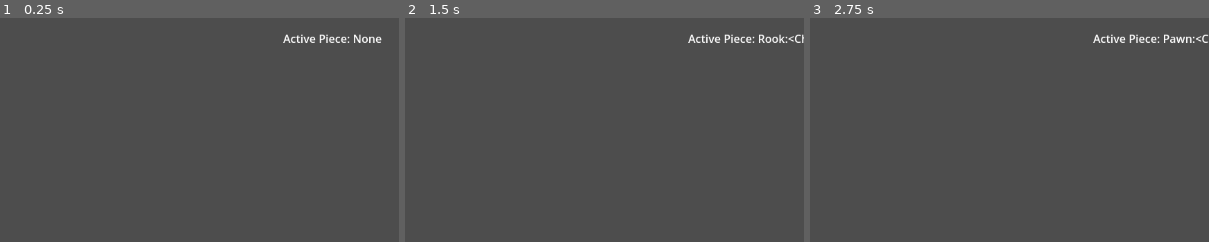
Above: before the commit, frames 1-3 (left to right).
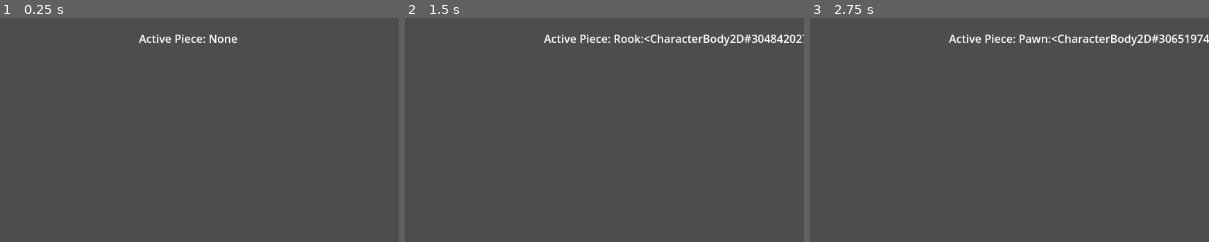
Above: after the commit, the same moments.

Repository: garug/chess-2d
Game: Godot game, scene res://Main.tscn
Two runs of this game, one before a commit and one after it. Both use one fixed random seed, a clock stepped at 60 frames per second and the inputs below.
Inputs (mouse positions are % of the whole screen's width and height, from its top left):
- Up to frame 1 (0.25 s): no input
- Up to frame 2 (1.5 s): tap Enter at 0.5 s; move the mouse to (3, 5) at 0.52 s; click (3, 5) at 0.67 s; tap Space at 1.25 s; click (3, 5) at 1.42 s
- Up to frame 3 (2.75 s): tap Enter at 2 s; move the mouse to (3, 15) at 2.02 s; click (3, 15) at 2.17 s
The pictures show only the part of the screen within x 50-100%, y 0-50%; the shares and areas given below are measured in that part.

The runs differ from the first frame. In frame 1, 1.0% of the frame differs, in the area x 34-96%, y 7-12%; in frame 2, 1.5%; in frame 3, 1.5%, in the area x 34-100%, y 7-13%.

Commit message:
state 2023-04-16

Diff:
--- a/Main.tscn
+++ b/Main.tscn
@@ -6,8 +6,8 @@
 script = ExtResource("1_5q171")
 
 [node name="ActivePiece" type="Label" parent="."]
-offset_left = 985.0
+offset_left = 777.0
 offset_top = 18.0
-offset_right = 1128.0
+offset_right = 920.0
 offset_bottom = 44.0
 text = "Active Piece: None"
--- a/Tile.tscn
+++ b/Tile.tscn
@@ -1,10 +1,13 @@
-[gd_scene load_steps=3 format=3 uid="uid://bhn7mcqv1s1rt"]
+[gd_scene load_steps=4 format=3 uid="uid://bhn7mcqv1s1rt"]
 
 [ext_resource type="Script" path="res://scripts/Tile.gd" id="1_3hjbu"]
+[ext_resource type="Texture2D" uid="uid://bbg5iqckt3u5x" path="res://arts/focus.png" id="2_e4mvt"]
 
 [sub_resource type="RectangleShape2D" id="RectangleShape2D_2t2s7"]
+size = Vector2(256, 256)
 
 [node name="Tile" type="StaticBody2D"]
+collision_layer = 2
 collision_mask = 0
 input_pickable = true
 script = ExtResource("1_3hjbu")
@@ -13,4 +16,7 @@
 shape = SubResource("RectangleShape2D_2t2s7")
 debug_color = Color(0.611765, 0.470588, 0.694118, 0.419608)
 
+[node name="Focus" type="Sprite2D" parent="."]
+texture = ExtResource("2_e4mvt")
+
 [connection signal="input_event" from="." to="." method="_on_input_event"]
--- a/pieces/generated_pieces/Rook.tscn
+++ b/pieces/generated_pieces/Rook.tscn
@@ -1,6 +1,8 @@
-[gd_scene load_steps=2 format=3 uid="uid://cwnfkowmpo5aq"]
+[gd_scene load_steps=3 format=3 uid="uid://cwnfkowmpo5aq"]
 
 [ext_resource type="PackedScene" uid="uid://bcq602vlsxmdy" path="res://pieces/Piece.tscn" id="1_fwcyt"]
+[ext_resource type="Script" path="res://scripts/Rook.gd" id="2_j6swe"]
 
 [node name="Rook" instance=ExtResource("1_fwcyt")]
+script = ExtResource("2_j6swe")
 inner_label = 2
--- a/scripts/Main.gd
+++ b/scripts/Main.gd
@@ -21,11 +21,15 @@
 var queen: PackedScene = load("res://pieces/generated_pieces/Queen.tscn")
 var king: PackedScene = load("res://pieces/generated_pieces/King.tscn")
 
+# All tiles on board
+var tiles: Array[ChessTile] = []
+
 # All pieces on board
 var pieces: Array[Piece] = []
 
 # Piece when clicked
 var active_piece: Piece
+var active_state
 
 func _ready():
 	var color_secondary = Color("#000")
@@ -38,6 +42,7 @@
 			var color = color_white if (x % 2 == 0) == (y % 2 == 0) else color_secondary
 			generated_tile.initialize(color, Vector2(x,y), tile_size)
 			generated_tile.clicked.connect(_tile_clicked)
+			tiles.append(generated_tile)
 			add_child(generated_tile)
 
 			# Create a empty variable to represent a piece
@@ -63,10 +68,14 @@
 				var piece_color = color_white if y == 7 or y == 6 else color_secondary
 				generated_piece.initialize(piece_color, Vector2(x,y), tile_size)
 				generated_piece.clicked.connect(_piece_clicked)
+				generated_piece.board_size = size
 				pieces.append(generated_piece)
 				add_child(generated_piece)
 
 func _piece_clicked(piece: Piece):
+	if piece.is_queued_for_deletion():
+		return
+
 	_set_active_piece(piece)
 
 func _tile_clicked(tile: ChessTile):
@@ -74,25 +83,34 @@
 	if not active_piece:
 		return
 
-	# Retrieve info about pretended move
-	var used_movement = _used_movement(active_piece, tile)
-
 	# If piece don't have iteraction with this tile, end interaction
-	if used_movement == null:
+	if active_state.find(tile) == -1:
 		return
 
 	# Checks if tile has another piece
 	var pieces_in_tile = pieces.filter(func(e): return tile.position == e.position)
-	var is_a_capture = used_movement.is_capture and not pieces_in_tile.is_empty() and active_piece.team != pieces_in_tile.front().team
+
+	if not pieces_in_tile.is_empty():
+		_remove_piece(pieces_in_tile.front())
 
 	active_piece.move_to(tile.position)
 	_set_active_piece(null)
-	if is_a_capture:
-		_remove_piece(pieces_in_tile.front())
+
 
 func _set_active_piece(piece: Piece):
+	_clean_active_tiles()
 	active_piece = piece
 	$ActivePiece.text = str("Active Piece: ", str(piece) if piece else "None")
+
+	# If piece is null, nothing more to do here
+	if piece == null:
+		active_state = null
+		return
+
+	active_state = piece.get_state(pieces, tiles)
+
+	for tile in active_state:
+		tile.active = true
 
 func _used_movement(piece: Piece, tile: ChessTile):
 	var filtered_possibilities = piece.get_possible_tiles().filter(func(e): return piece.position + e.position == tile.position)
@@ -101,3 +119,7 @@
 func _remove_piece(piece: Piece):
 	pieces.erase(piece)
 	piece.queue_free()
+
+func _clean_active_tiles():
+	for active_tile in tiles.filter(func(e): return e.active):
+		active_tile.active = false
--- a/scripts/Pawn.gd
+++ b/scripts/Pawn.gd
@@ -1,26 +1,43 @@
 extends "res://scripts/Piece.gd"
 
-var already_moved = false
+func get_state(pieces, tiles):
+	var possibilities = []
 
-func move_to(pos: Vector2):
-	super(pos)
-	already_moved = true
+	for tile in get_possible_tiles():
+		var computed_position = tile.position + self.position
+		var possible_tile = tiles.filter(func(t): return t.position == computed_position)
+
+		if possible_tile.is_empty():
+			continue
+
+		var computed_tile = possible_tile.front()
+		var possible_enemy = pieces.filter(func(t): return t.position == computed_position)
+
+		if tile.is_capture:
+			if not possible_enemy.is_empty():
+				var computed_enemy = possible_enemy.front()
+				if computed_enemy.team != self.team:
+					possibilities.append(computed_tile)
+		elif possible_enemy.is_empty():
+			possibilities.append(computed_tile)
+
+	return possibilities
 
 func get_possible_tiles():
 	var moves = []
 
 	# Always can move one tile
 	var move_one_up = Vector2.UP * size
-	moves.append(Piece.Move.new(move_one_up, false))
+	moves.append(Piece.Move.new(move_one_up))
 
 	# In first move, can move two tiles
 	if not already_moved:
 		var move_two_up = Vector2.UP * 2 * size
-		moves.append(Piece.Move.new(move_two_up, false))
+		moves.append(Piece.Move.new(move_two_up))
 
 	# Pawn can capture in diagonal
-	var diagonal_right = Piece.Move.new((Vector2.UP + Vector2.RIGHT) * size)
-	var diagonal_left = Piece.Move.new((Vector2.UP + Vector2.LEFT) * size)
+	var diagonal_right = Piece.Move.new((Vector2.UP + Vector2.RIGHT) * size, true)
+	var diagonal_left = Piece.Move.new((Vector2.UP + Vector2.LEFT) * size, true)
 	moves.append_array([diagonal_right, diagonal_left])
 
 	return moves
--- a/scripts/Piece.gd
+++ b/scripts/Piece.gd
@@ -5,6 +5,8 @@
 @export var inner_label = 0
 var size
 var team
+var board_size = 0
+var already_moved = false
 
 # Signal saying "Hi, I'm clicked"
 signal clicked(piece)
@@ -19,14 +21,16 @@
 	$Label.size = Vector2.ONE * initial_size
 	$Label.add_theme_color_override("font_color", color)
 	$Collision.shape.size = Vector2.ONE * initial_size
+	@warning_ignore("integer_division")
 	$Collision.position = Vector2.ONE * (initial_size / 2)
 	return self
 
 func move_to(pos: Vector2):
 #	print(self.position, pos)
 	self.position = pos
+	already_moved = true
 
-func _on_input_event(viewport, event, shape_idx):
+func _on_input_event(_viewport, event, _shape_idx):
 	if event is InputEventMouseButton and event.pressed == true:
 		clicked.emit(self)
 
@@ -34,16 +38,19 @@
 func get_possible_tiles() -> Array[Move]:
 	return []
 
+func get_state(pieces: Array[Piece], tiles: Array[ChessTile]):
+	return []
+
 # Represents a piece move
 # position is the neighboor tile
-# is_capture, default is true, if piece can capture another piece in computed tile after aply position
+# is_capture, default is null, if piece can capture another piece in computed tile after apply position
 class Move:
 	var position: Vector2
-	var is_capture: bool
+	var is_capture
 
-	func _init(position: Vector2, is_capture = true):
-		self.position = position
-		self.is_capture = is_capture
+	func _init(pos: Vector2, capture = null):
+		self.position = pos
+		self.is_capture = capture
 
 	func _to_string():
 		return str("PieceMove: position=", position, ", capturing=", is_capture)
--- /dev/null
+++ b/scripts/Rook.gd
@@ -0,0 +1,13 @@
+extends "res://scripts/Piece.gd"
+
+func get_possible_tiles():
+	var moves = []
+
+	for i in range(0, board_size):
+		var moves_step = [Vector2.UP, Vector2.DOWN, Vector2.RIGHT, Vector2.LEFT]
+		moves.append_array(moves_step.map(func(e): return e * i))
+
+	return moves.map(func(e): return Piece.Move.new(e * size))
+
+func state(pieces: Piece, tiles: ChessTile):
+	pass
--- a/scripts/Tile.gd
+++ b/scripts/Tile.gd
@@ -4,6 +4,12 @@
 
 var color
 var size
+var active = false:
+	set(value):
+		$Focus.visible = value
+		active = value
+	get:
+		return active
 signal clicked(tile)
 
 func initialize(color: Color, initial_position: Vector2, initial_size = 128):
@@ -12,6 +18,9 @@
 	self.color = color
 	$Collision.shape.size = Vector2.ONE * initial_size
 	$Collision.position = Vector2.ONE * (initial_size / 2)
+	$Focus.apply_scale(Vector2.ONE * 0.25)
+	$Focus.set_position(Vector2.ONE * (initial_size / 2))
+	$Focus.visible = false
 	return self
 
 func _draw():
Binary file added: arts/focus.png
Not shown, added: arts/focus.png.import
